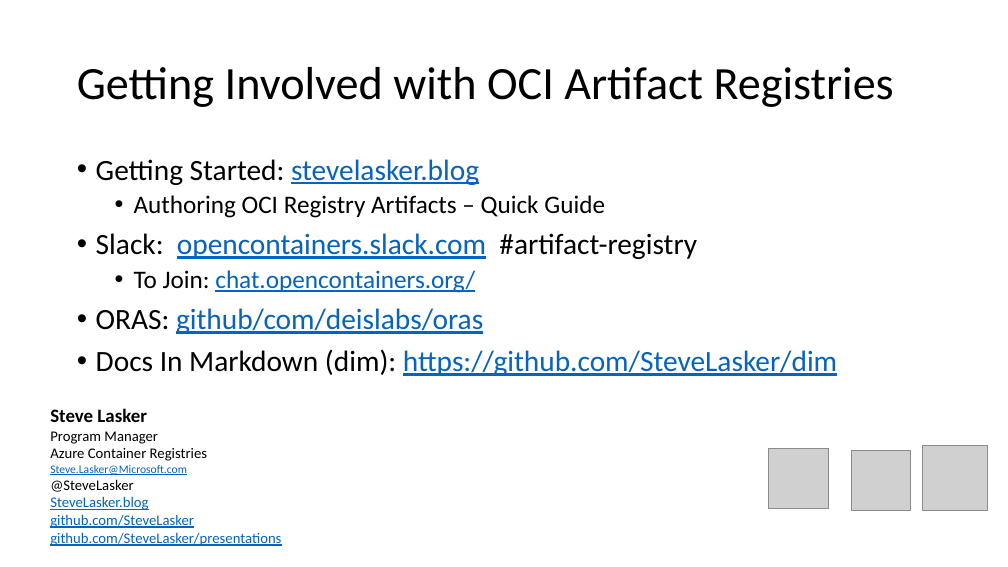
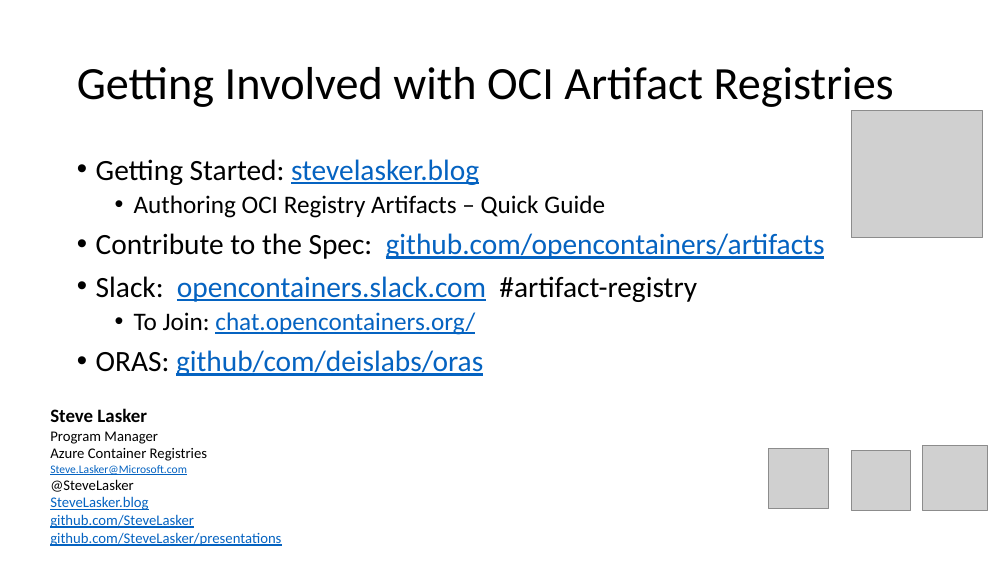
Before and after one commit to SteveLasker/Presentations, a slide deck: slide 22 of ACR/OCIArtifactRegistries-QuickIntro.pptx (slide 24 before the commit). Drawn at 1008x567 pixels with LibreOffice and Linux fonts; fonts in the diff are those of the drawing; grey boxes stand for pictures; background and template pictures are left out. Boxes give left, top, right and bottom in pixels: in the first picture for what was removed or moved away, otherwise in the second. Text is boxed around its words. In the diff, an @@ line names an element or a change of style, - is before the commit and + after.

Commit message:
OCI Artifacts 5 min lighting talk

```diff
--- a/ACR/OCIArtifactRegistries-QuickIntro.pptx
+++ b/ACR/OCIArtifactRegistries-QuickIntro.pptx
@@ picture added at box(851, 110, 982, 238) @@
@@ text at box(96, 233, 825, 259): paragraph added @@
+• Contribute to the Spec: github.com/opencontainers/artifacts
@@ text at box(96, 349, 837, 376): paragraph removed @@
-• Docs In Markdown (dim): https://github.com/SteveLasker/dim
```
Also in this commit, not shown: 19 other slides changed, 1 slide added, 3 slides removed.
